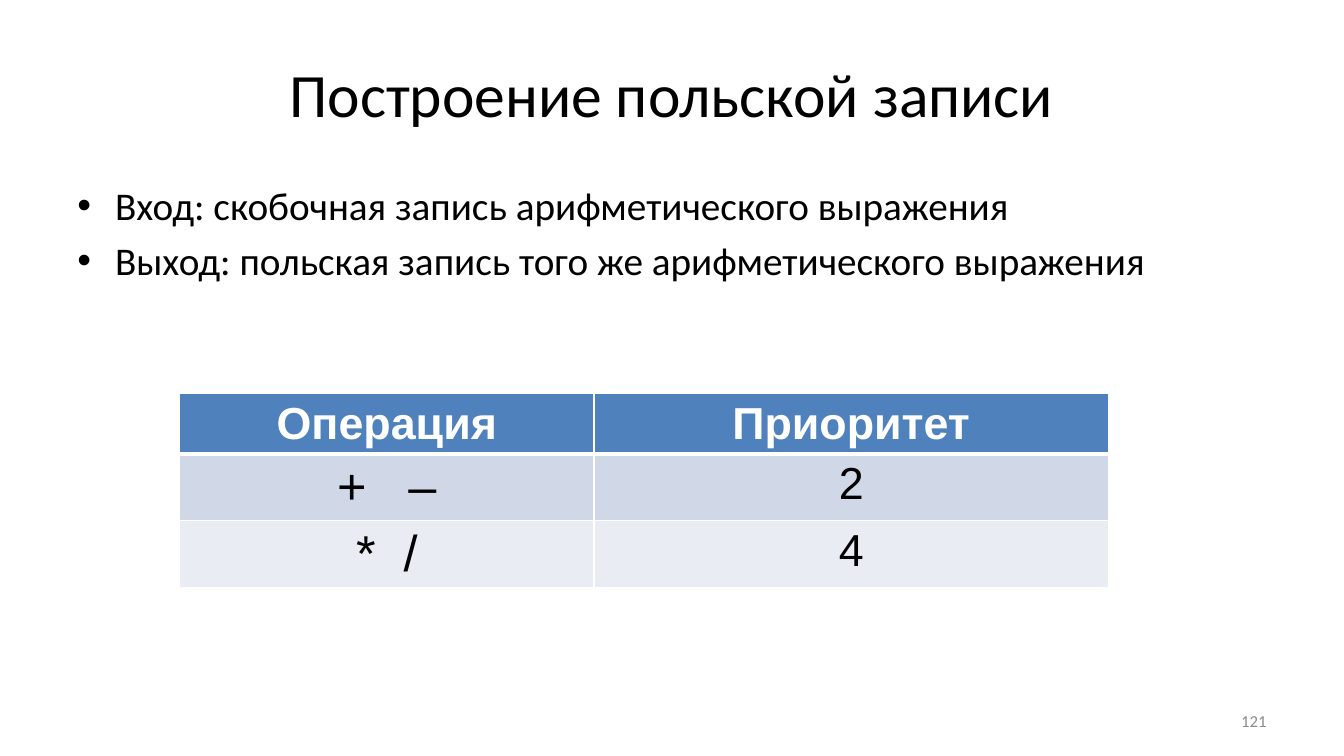
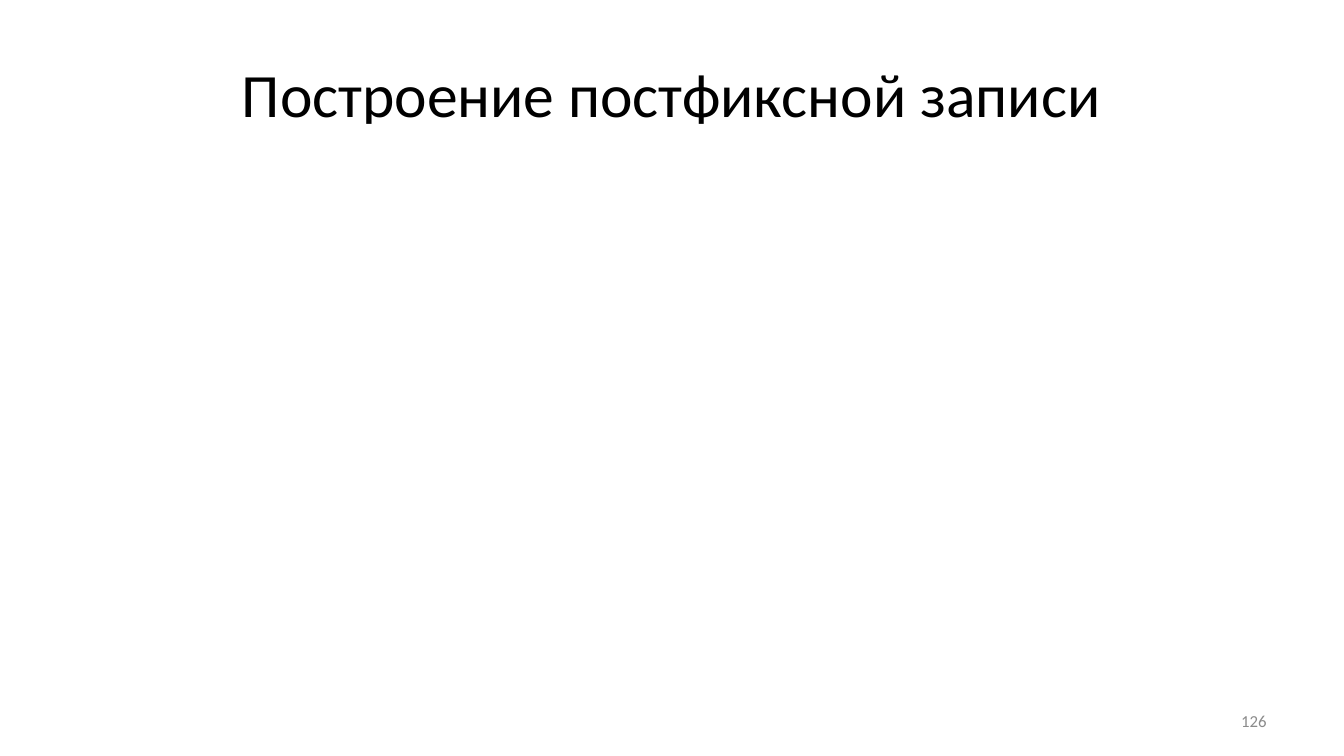
Before and after one commit to Evgueni-Petrov-aka-espetrov/Algorithms-and-Programming-in-C-pptx, a slide deck: slide 126 of 08 Списки.pptx (slide 121 before the commit). Drawn at 1344x756 pixels with LibreOffice and Linux fonts; fonts in the diff are those of the drawing; grey boxes stand for pictures. Boxes give left, top, right and bottom in pixels: in the first picture for what was removed or moved away, otherwise in the second. Text is boxed around its words. In the diff, an @@ line names an element or a change of style, - is before the commit and + after.

```diff
--- a/08 Списки.pptx
+++ b/08 Списки.pptx
@@ title at (x1=242, y1=75, x2=1100, y2=124): text changed @@
-Построение польской записи
+Построение постфиксной записи
@@ rectangle added at (x1=54, y1=124, x2=1264, y2=701), fill #FFFFFF @@
@@ text removed at (x1=115, y1=193, x2=1145, y2=282) @@
-• Вход: скобочная запись арифметического выражения
-• Выход: польская запись того же арифметического выражения
@@ table removed at (x1=179, y1=394, x2=1108, y2=599), 3 rows, 2 columns @@
-Операция | Приоритет
-+ – | 2
-* / | 4
@@ page number at (x1=1241, y1=716, x2=1266, y2=727): text changed @@
-121
+126
```
Also in this commit, not shown: 6 other slides changed, 27 slides added, 8 slides removed.
